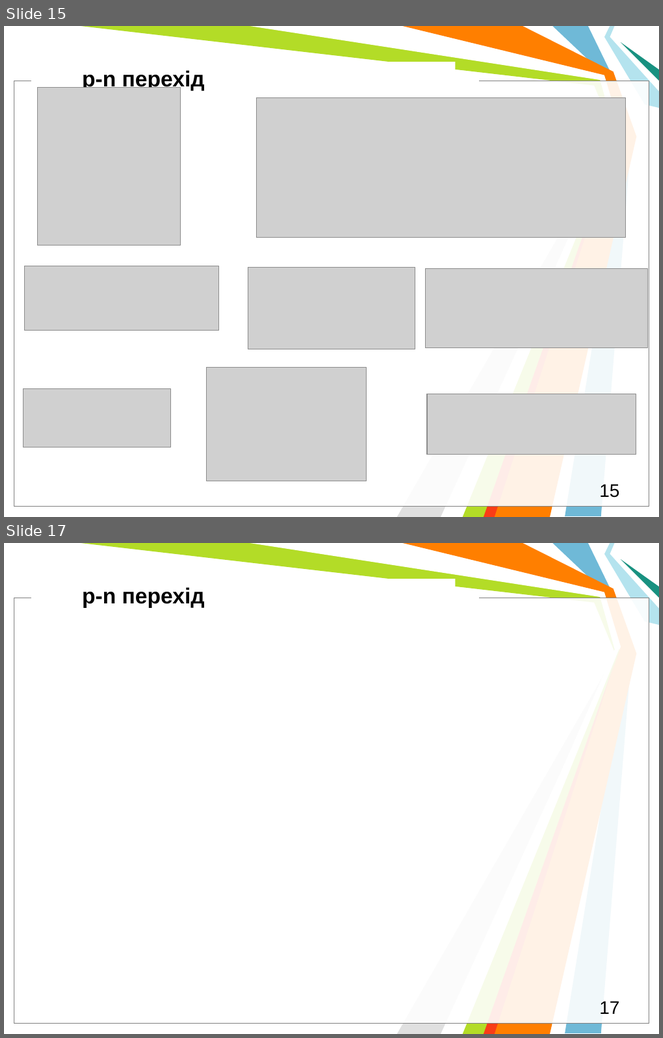
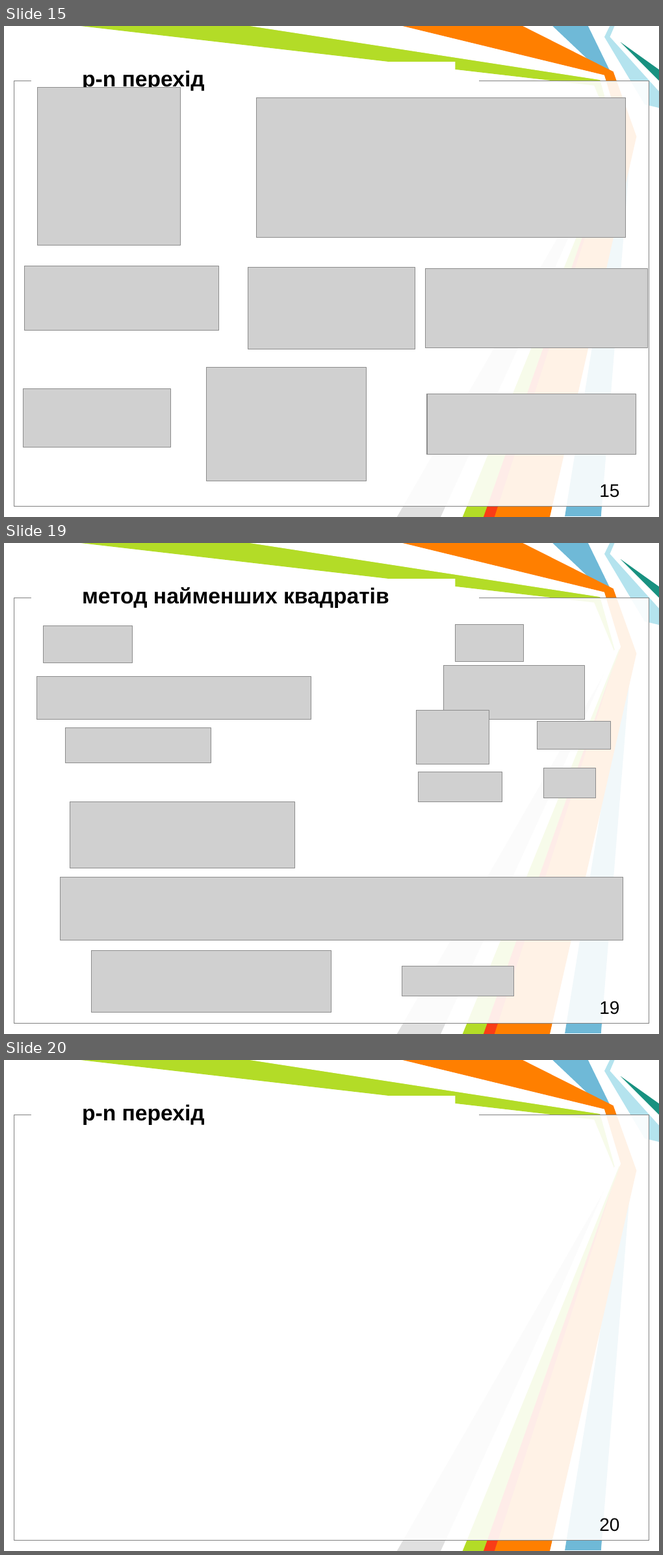
Before and after one commit to l432/NMK, a slide deck: Lecture/DAAD/DAAD_Models.pptm. Shown one above the other, each under a label of ours: slides 15 and 17 before the commit, slides 15, 19 and 20 after it; the slides between them are not shown. The pictures are 663x1038 and 663x1555 pixels, drawn with LibreOffice and Linux fonts; fonts in the diff are those of the drawing; grey boxes stand for pictures; background and template pictures are left out. Boxes give left, top, right and bottom in pixels: in the first picture for what was removed or moved away, otherwise in the second. Text is boxed around its words. In the diff, an @@ line names an element or a change of style, - is before the commit and + after.

```diff
--- a/Lecture/DAAD/DAAD_Models.pptm
+++ b/Lecture/DAAD/DAAD_Models.pptm
@@ slide 19 added at box(4, 543, 659, 1034), background #FFFFFF; not listed: 11 template elements that a slide beside it also shows @@
@@ text added at box(82, 587, 389, 608), 24 pt, text #000000, bold @@
+метод найменших квадратів
@@ picture added at box(43, 626, 133, 662) @@
@@ picture added at box(456, 625, 523, 661) @@
@@ picture added at box(36, 677, 311, 719) @@
@@ picture added at box(443, 665, 584, 719) @@
@@ picture added at box(416, 710, 490, 764) @@
@@ picture added at box(66, 728, 212, 763) @@
@@ picture added at box(538, 721, 610, 750) @@
@@ picture added at box(418, 772, 502, 802) @@
@@ picture added at box(544, 769, 596, 798) @@
@@ picture added at box(70, 802, 295, 868) @@
@@ picture added at box(61, 877, 624, 940) @@
@@ picture added at box(91, 951, 332, 1013) @@
@@ picture added at box(402, 967, 514, 997) @@
@@ page number added at box(599, 1001, 620, 1015), 20 pt, text #000000 @@
+19
@@ what was slide 17 is now slide 20 @@
@@ page number at box(599, 1518, 620, 1532): text changed @@
-17
+20
```
Also in this commit, not shown: 1 slide changed, 2 other slides added, 4 other files.
